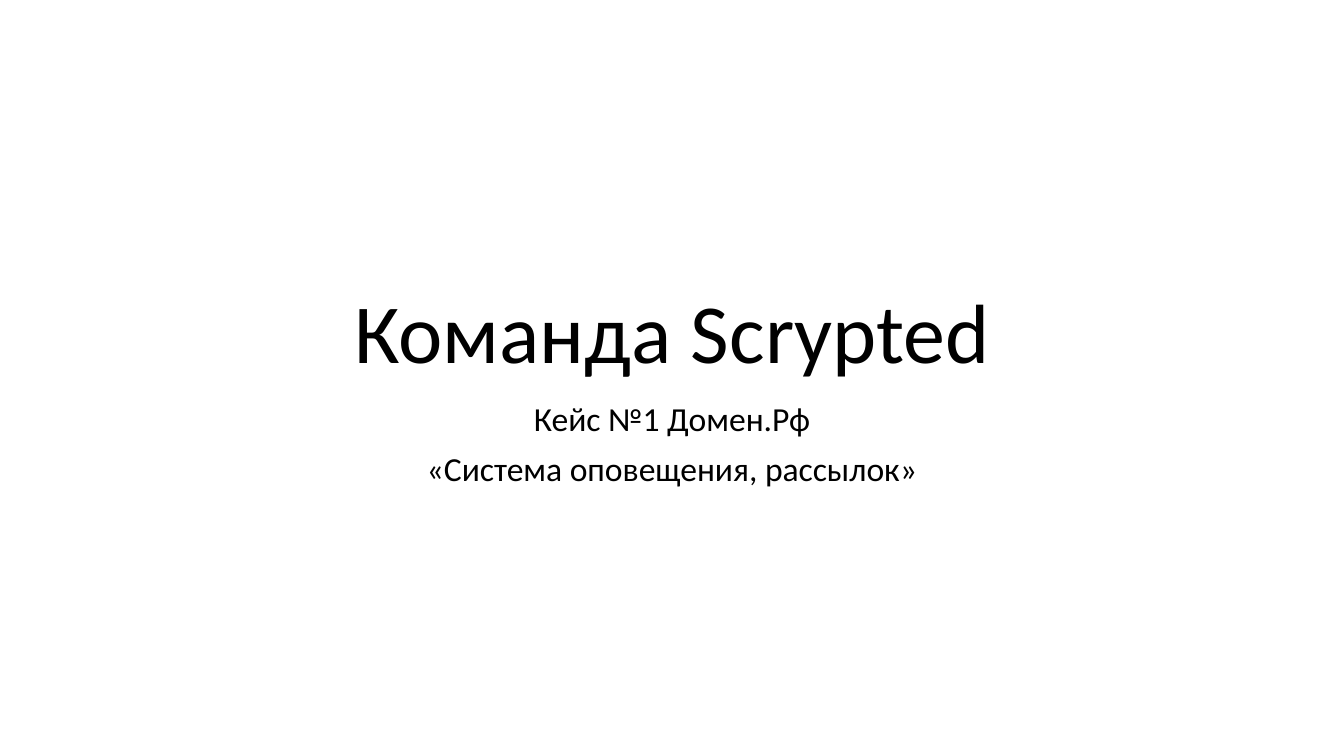
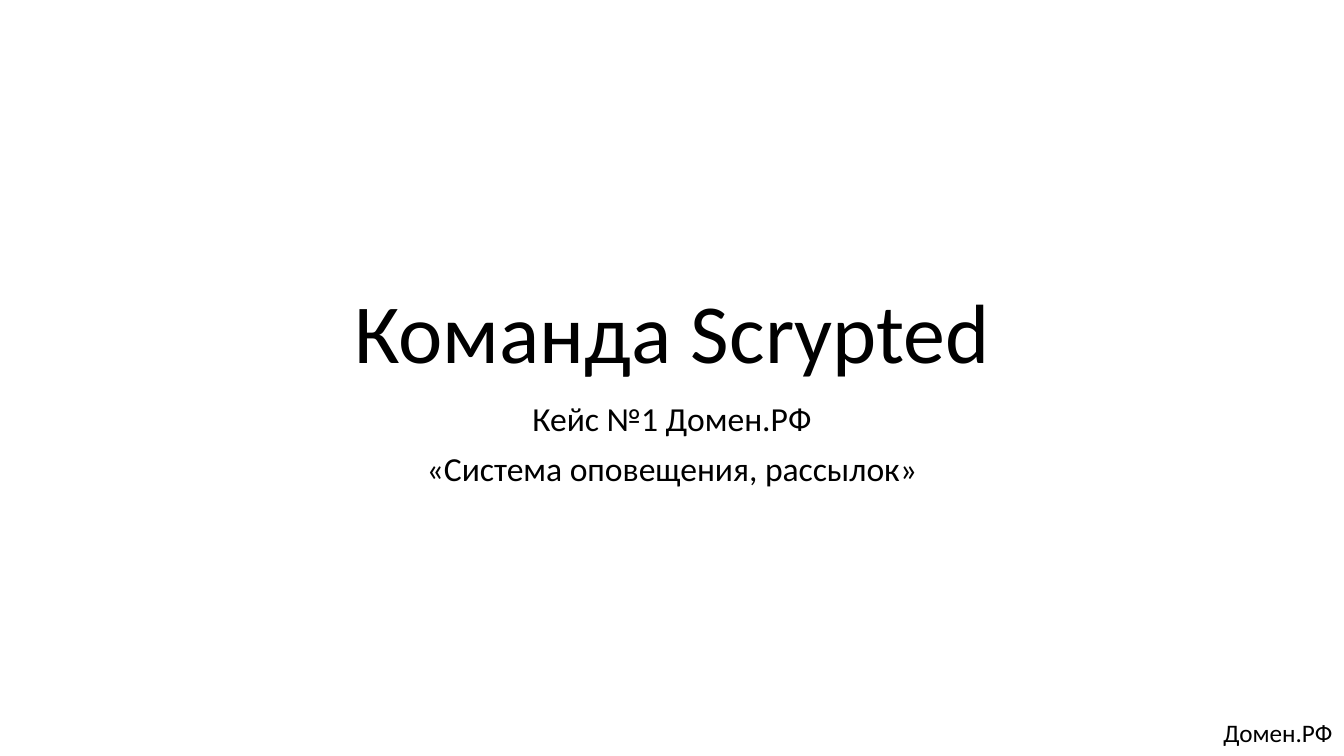
Before and after one commit to alexklippe/scryptedv2, a slide deck: slide 1 of Презентация_Команда Scrypted_кейс1.pptx. Drawn at 1344x756 pixels with LibreOffice and Linux fonts; fonts in the diff are those of the drawing. Boxes give left, top, right and bottom in pixels: in the first picture for what was removed or moved away, otherwise in the second. Text is boxed around its words. In the diff, an @@ line names an element or a change of style, - is before the commit and + after.

```diff
--- a/Презентация_Команда Scrypted_кейс1.pptx
+++ b/Презентация_Команда Scrypted_кейс1.pptx
@@ subtitle at (532,408,812,437): text changed @@
-Кейс №1 Домен.Рф
+Кейс №1 Домен.РФ
@@ text added at (1223,725,1332,746), 18 pt, text #000000 @@
+Домен.РФ
```
Also in this commit, not shown: 7 other slides changed, 6 slides added.
